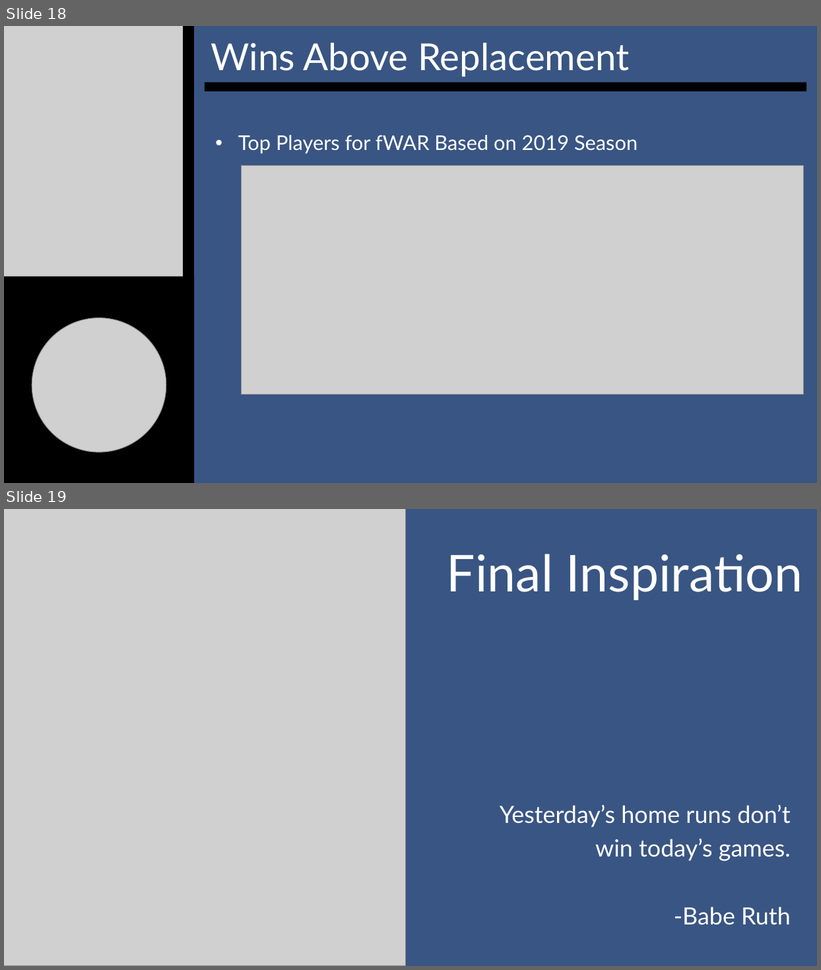
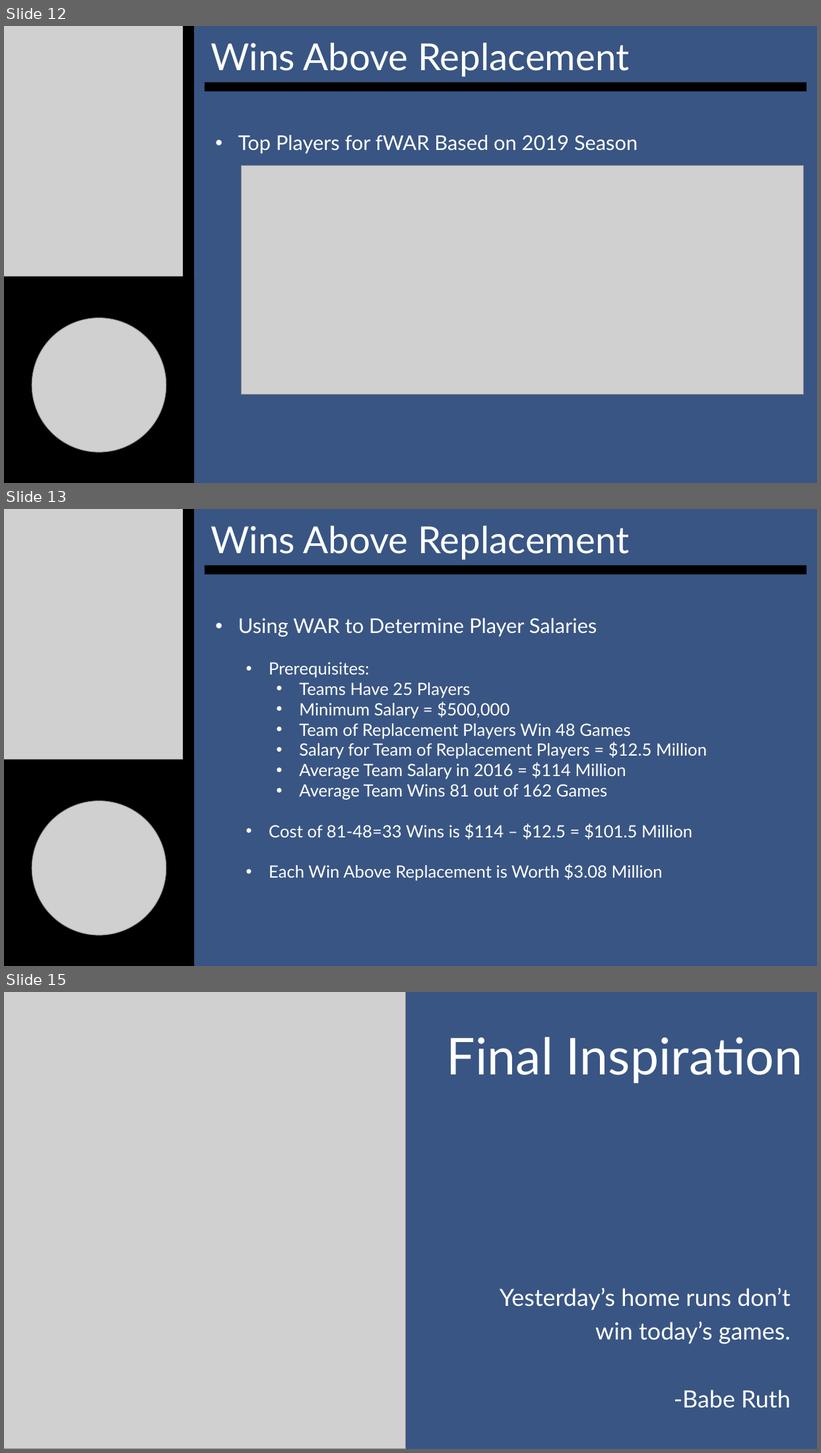
Before and after one commit to SuperMarioGiacomazzo/STOR538_WEBSITE, a slide deck: Slides/Baseball 6/Baseball_6_Lecture.pptx. Shown one above the other, each under a label of ours: slides 18 and 19 before the commit, slides 12, 13 and 15 after it; the slides between them are not shown. The pictures are 821x970 and 821x1453 pixels, drawn with LibreOffice and Linux fonts; fonts in the diff are those of the drawing; grey boxes stand for pictures. Boxes give left, top, right and bottom in pixels: in the first picture for what was removed or moved away, otherwise in the second. Text is boxed around its words. In the diff, an @@ line names an element or a change of style, - is before the commit and + after.

```diff
--- a/Slides/Baseball 6/Baseball_6_Lecture.pptx
+++ b/Slides/Baseball 6/Baseball_6_Lecture.pptx
@@ slide 13 added at [4,509,817,966], background #002060 @@
@@ rectangle added at [4,509,817,966], fill #395583, outline #325491 1 pt @@
@@ picture added at [4,509,184,770] @@
@@ rectangle added at [184,509,194,770], fill #000000 @@
@@ subtitle added at [211,525,629,560], 44 pt, text #FFFFFF @@
+Wins Above Replacement
@@ rectangle added at [205,565,807,574], fill #000000 @@
@@ text added at [238,618,707,881], 20 pt, text #FFFFFF @@
+• Using WAR to Determine Player Salaries
+  • Prerequisites:
+    • Teams Have 25 Players
+    • Minimum Salary = $500,000
+    • Team of Replacement Players Win 48 Games
+    • Salary for Team of Replacement Players = $12.5 Million
+    • Average Team Salary in 2016 = $114 Million
+    • Average Team Wins 81 out of 162 Games
+  • Cost of 81-48=33 Wins is $114 – $12.5 = $101.5 Million
+  • Each Win Above Replacement is Worth $3.08 Million
@@ rectangle added at [4,760,194,966], fill #000000 @@
@@ picture added at [32,801,166,935] @@
@@ what was slide 18 is now slide 12 @@
@@ what was slide 19 is now slide 15 @@
```
Also in this commit, not shown: 3 slides changed, 6 other slides added, 11 slides removed, 6 other files.
